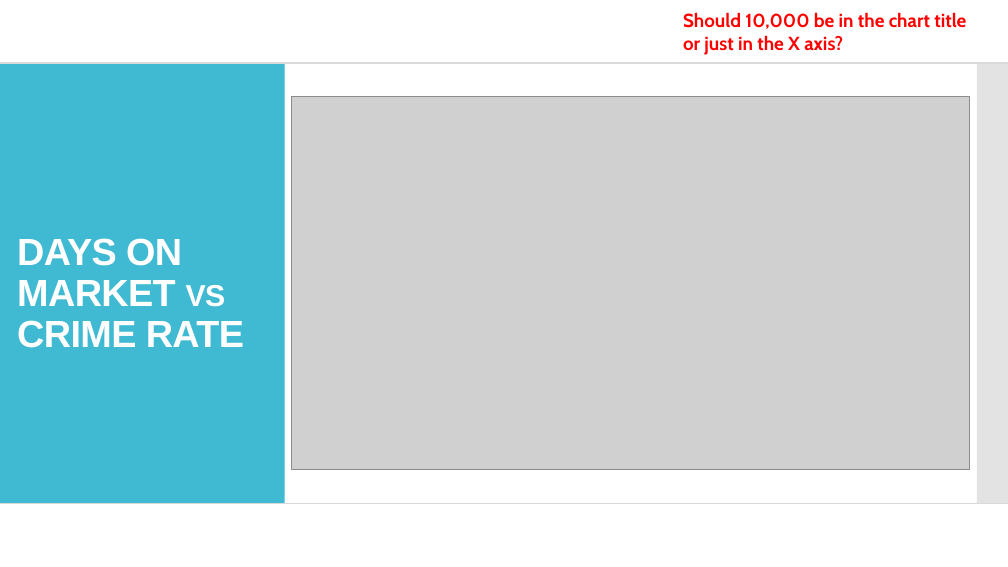
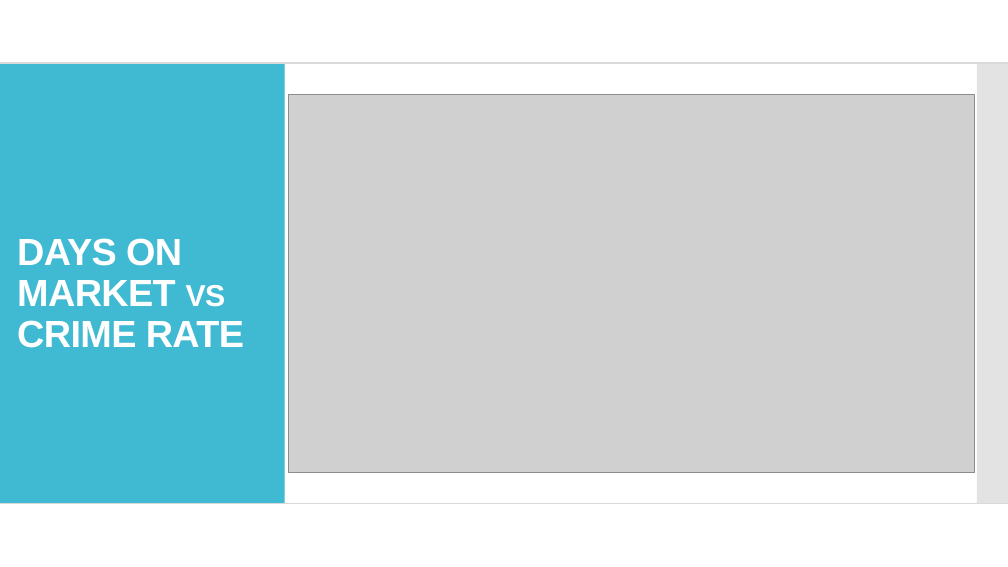
Before and after one commit to andresocorro/project_1, a slide deck: slide 13 of Presentation/final draft.pptx. Drawn at 1008x567 pixels with LibreOffice and Linux fonts; fonts in the diff are those of the drawing; grey boxes stand for pictures. Boxes give left, top, right and bottom in pixels: in the first picture for what was removed or moved away, otherwise in the second. Text is boxed around its words. In the diff, an @@ line names an element or a change of style, - is before the commit and + after.

```diff
--- a/Presentation/final draft.pptx
+++ b/Presentation/final draft.pptx
@@ text removed at box(683, 12, 966, 55) @@
-Should 10,000 be in the chart title or just in the X axis?
@@ picture: place and size @@
-picture at box(292, 96, 970, 470)
+picture at box(288, 95, 974, 473)
```
Also in this commit, not shown: 8 other slides changed, 2 slides added, 5 slides removed, 1 other file.
